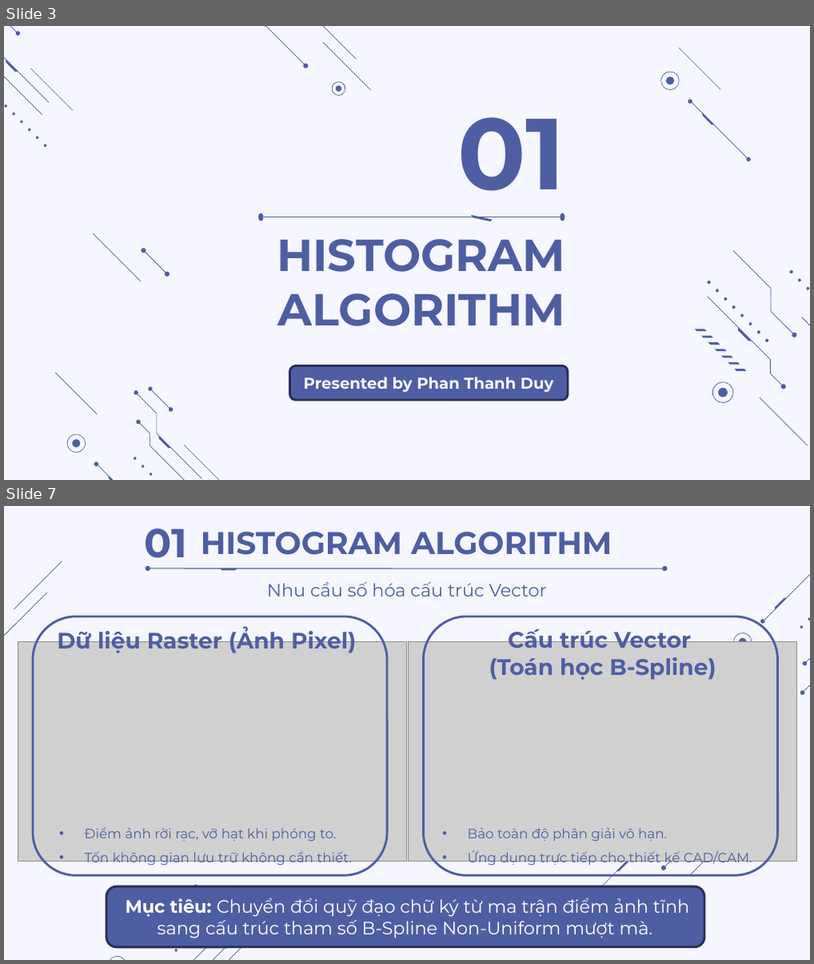
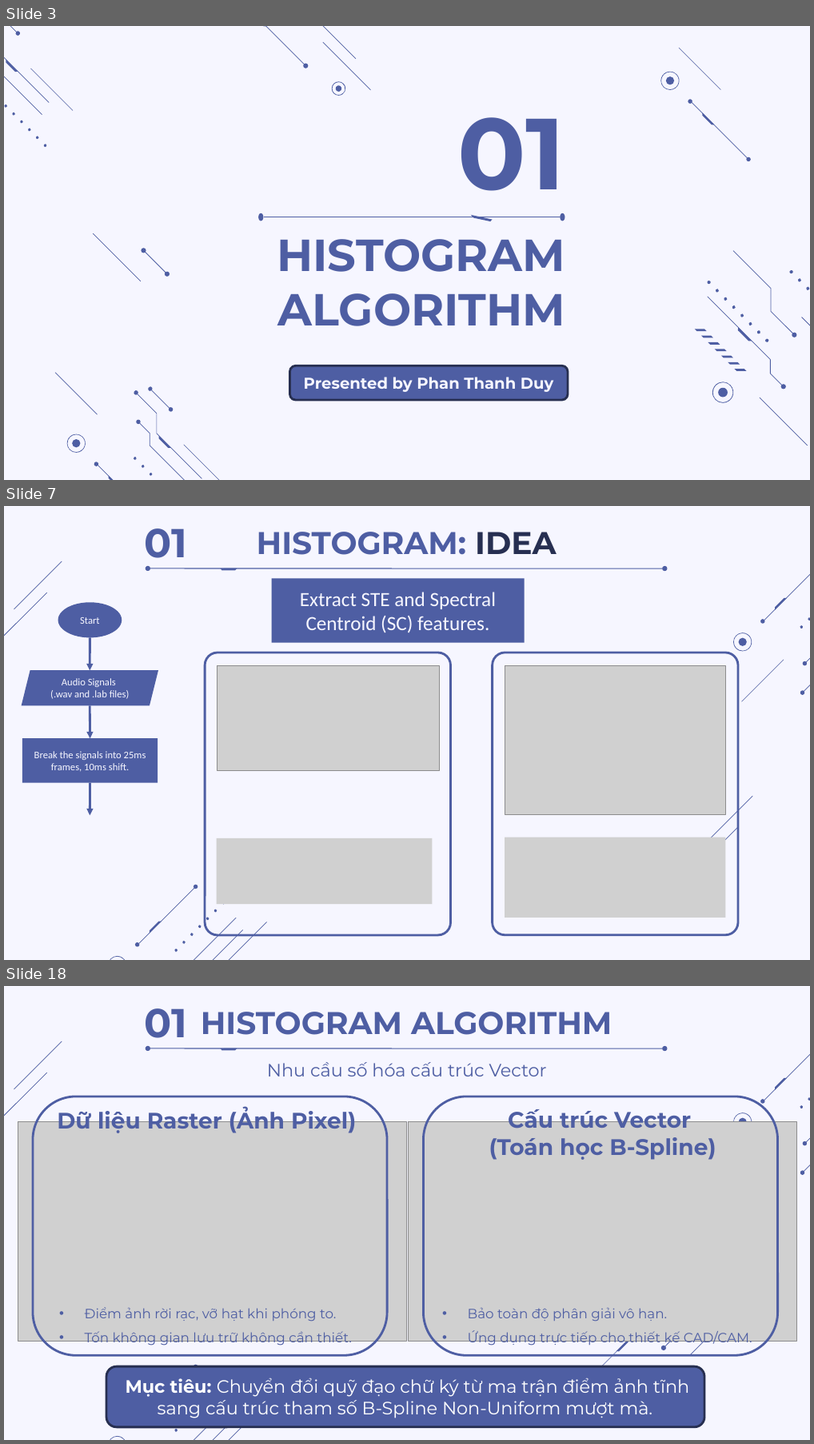
Before and after one commit to thdyqt/XLTHS, a slide deck: Slide.pptx. Shown one above the other, each under a label of ours: slides 3 and 7 before the commit, slides 3, 7 and 18 after it; the slides between them are not shown. The pictures are 814x964 and 814x1444 pixels, drawn with LibreOffice and Linux fonts; fonts in the diff are those of the drawing; grey boxes stand for pictures. Boxes give left, top, right and bottom in pixels: in the first picture for what was removed or moved away, otherwise in the second. Text is boxed around its words. In the diff, an @@ line names an element or a change of style, - is before the commit and + after.

```diff
--- a/Slide.pptx
+++ b/Slide.pptx
@@ slide 7 added at [4,506,810,960], background #F6F6FF; not listed: 21 template elements that a slide beside it also shows @@
@@ text added at [144,528,187,567], 36 pt, text #4E5EA3, bold @@
+01
@@ title added at [257,532,556,555], 28 pt, text #4E5EA3, bold @@
+HISTOGRAM: IDEA
@@ group added at [145,560,668,577]: 2 ellipses, 1 freeform shape, 1 line @@
@@ rectangle added at [272,579,524,643], fill #4E5EA3, 18 pt, text #F6F6FF @@
+Extract STE and Spectral Centroid (SC) features.
@@ ellipse added at [58,602,122,637], fill #4E5EA3, 9 pt, text #F6F6FF @@
+Start
@@ arrow added from (90, 637) to (90, 671), #4E5EA3 2 pt @@
@@ parallelogram added at [21,671,158,706], fill #4E5EA3, 9 pt, text #F6F6FF @@
+Audio Signals
+(.wav and .lab files)
@@ rounded rectangle added at [205,652,450,935], outline #4E5EA3 2 pt @@
@@ picture added at [217,666,439,770] @@
@@ rounded rectangle added at [493,652,738,935], outline #4E5EA3 2 pt @@
@@ picture added at [505,666,726,815] @@
@@ freeform shape added at [742,660,785,701], fill #4E5EA3 @@
@@ arrow added from (90, 705) to (90, 738), #4E5EA3 2 pt @@
@@ rectangle added at [22,738,158,783], fill #4E5EA3, 9 pt, text #F6F6FF @@
+Break the signals into 25ms frames, 10ms shift.
@@ arrow added from (90, 783) to (90, 815), #4E5EA3 2 pt @@
@@ freeform shape added at [705,796,753,844], fill #4E5EA3 @@
@@ picture added at [217,837,432,904] @@
@@ picture added at [505,836,726,916] @@
@@ freeform shape added at [690,827,738,876], fill #4E5EA3 @@
@@ freeform shape added at [182,893,234,943], fill #4E5EA3 @@
@@ freeform shape added at [149,920,162,932], fill #4E5EA3 @@
@@ what was slide 7 is now slide 18 @@
```
Also in this commit, not shown: 3 slides changed, 10 other slides added, 1 slide removed, 4 other files.
